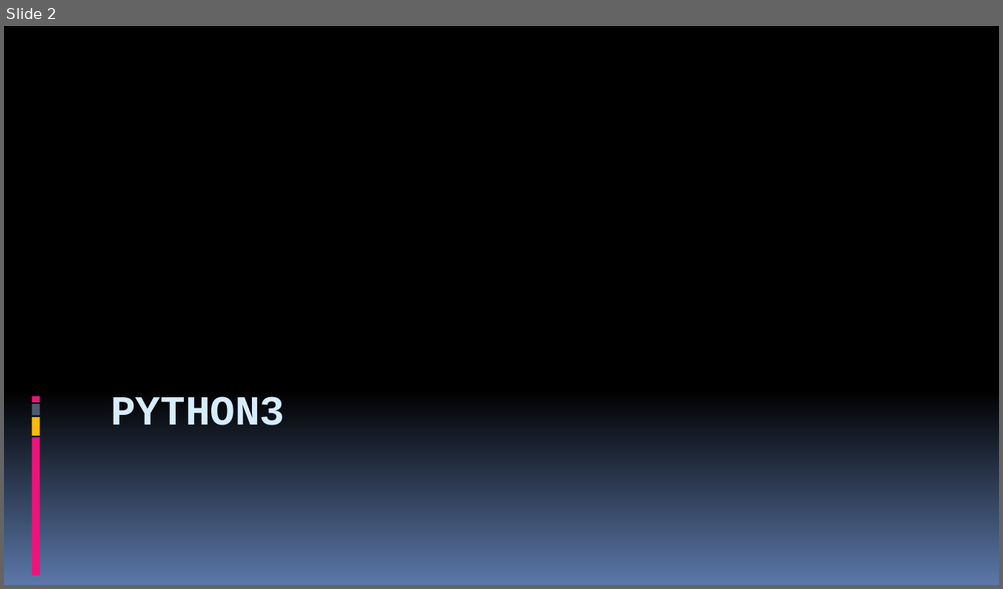
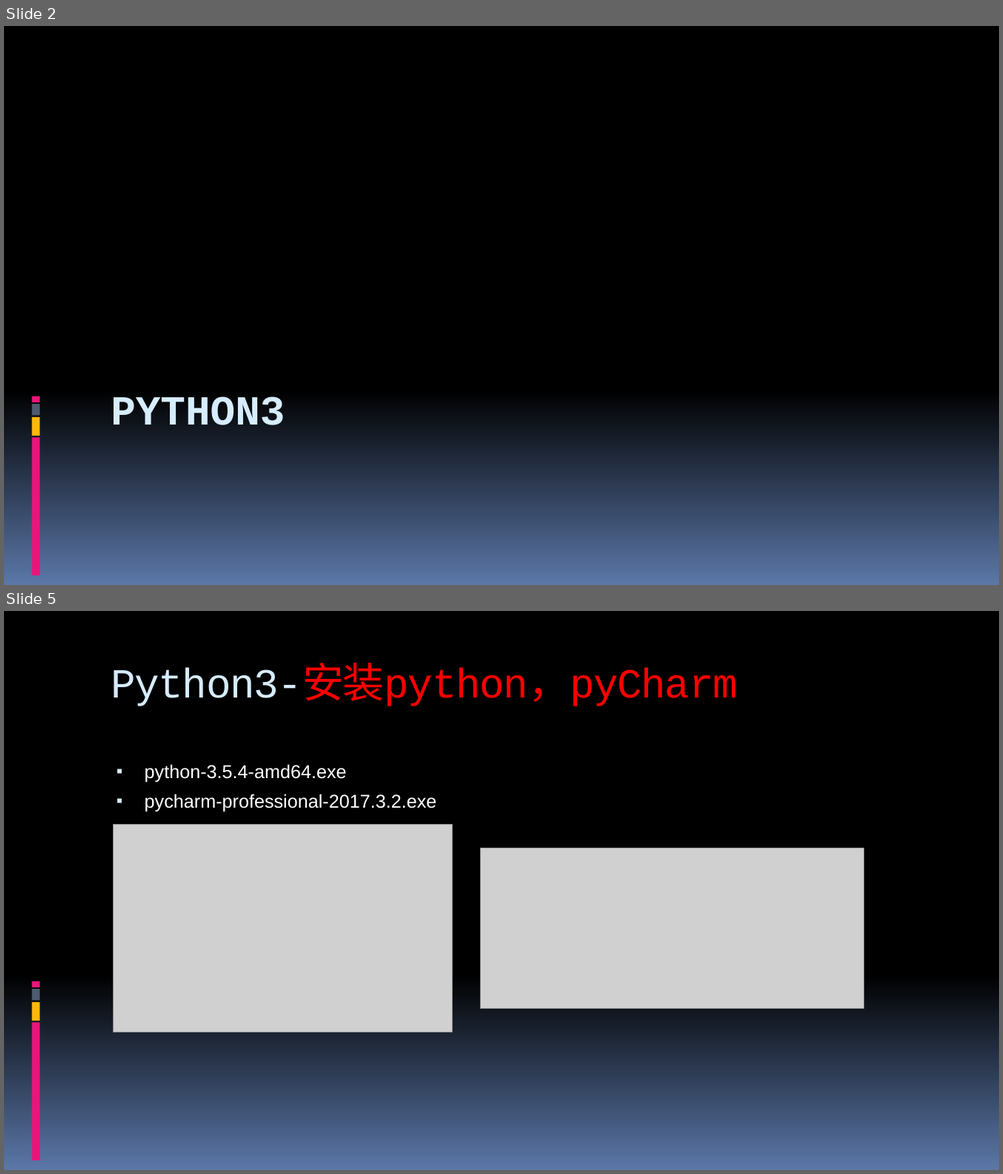
Before and after one commit to 260936767/UpdateServer, a slide deck: flexx_study/report for python&flexx.pptx. Shown one above the other, each under a label of ours: slide 2 before the commit, slides 2 and 5 after it; the slides between them are not shown. The pictures are 1003x589 and 1003x1174 pixels, drawn with LibreOffice and Linux fonts; fonts in the diff are those of the drawing; grey boxes stand for pictures. Boxes give left, top, right and bottom in pixels: in the first picture for what was removed or moved away, otherwise in the second. Text is boxed around its words. In the diff, an @@ line names an element or a change of style, - is before the commit and + after.

```diff
--- a/flexx_study/report for python&flexx.pptx
+++ b/flexx_study/report for python&flexx.pptx
@@ slide 5 added at [4,611,999,1170], background gradient #000000 to #5B77A8; not listed: 8 template elements that a slide beside it also shows @@
@@ title added at [111,668,737,706], 40 pt, text #FF0000 @@
+Python3-安装python，pyCharm
@@ text added at [145,764,437,812], 18 pt, text #FFFFFF @@
+▪ python-3.5.4-amd64.exe
+▪ pycharm-professional-2017.3.2.exe
@@ picture added at [113,824,452,1033] @@
@@ picture added at [480,849,864,1009] @@
```
Also in this commit, not shown: 5 slides changed, 17 other slides added, 4 slides removed.
